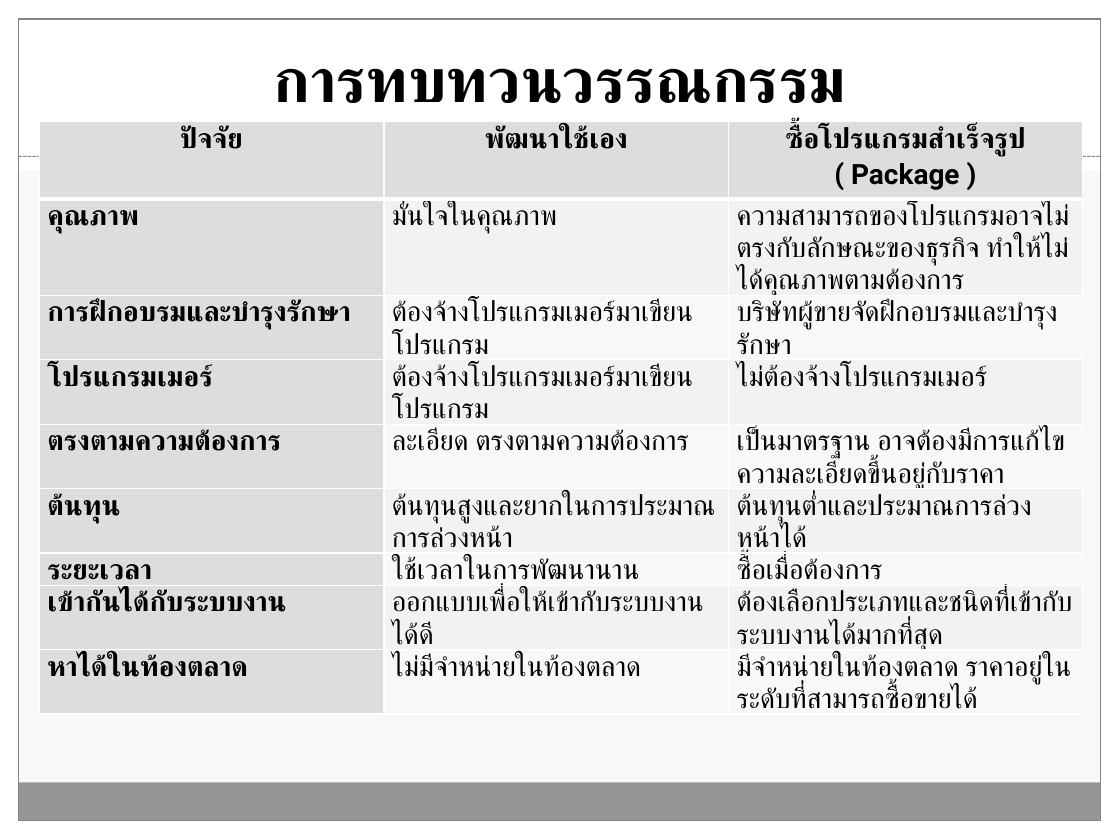
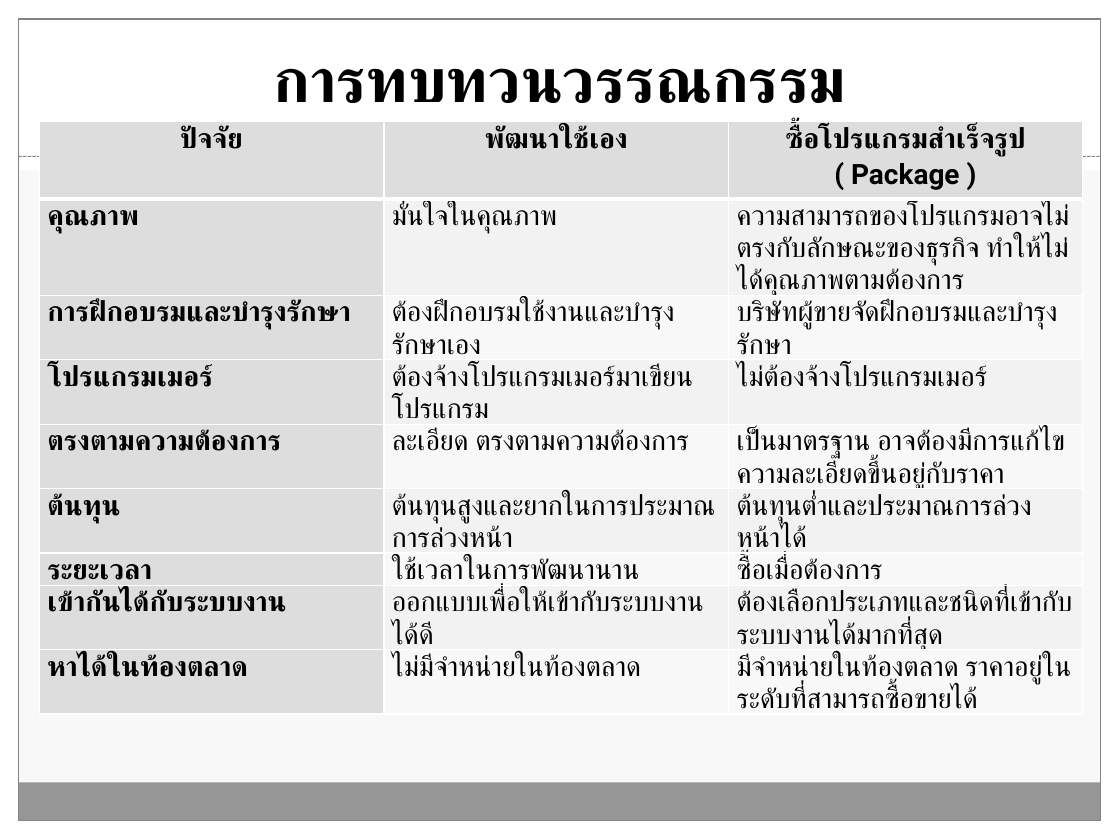
Before and after one commit to Tanandara/research, a slide deck: slide 7 of ฐานันดร์(โปรแกรมบัญชี RCIM)-Workshop (MBA).pptx. Drawn at 1120x840 pixels with LibreOffice and Linux fonts; fonts in the diff are those of the drawing. Boxes give left, top, right and bottom in pixels: in the first picture for what was removed or moved away, otherwise in the second. Text is boxed around its words. In the diff, an @@ line names an element or a change of style, - is before the commit and + after.

```diff
--- a/ฐานันดร์(โปรแกรมบัญชี RCIM)-Workshop (MBA).pptx
+++ b/ฐานันดร์(โปรแกรมบัญชี RCIM)-Workshop (MBA).pptx
@@ table at (39, 122, 1083, 777) @@
-row 3, column 2: ต้องจ้างโปรแกรมเมอร์มาเขียนโปรแกรม
+row 3, column 2: ต้องฝึกอบรมใช้งานและบำรุงรักษาเอง
```
Also in this commit, not shown: 3 other slides changed, 1 slide removed, 3 other files.
